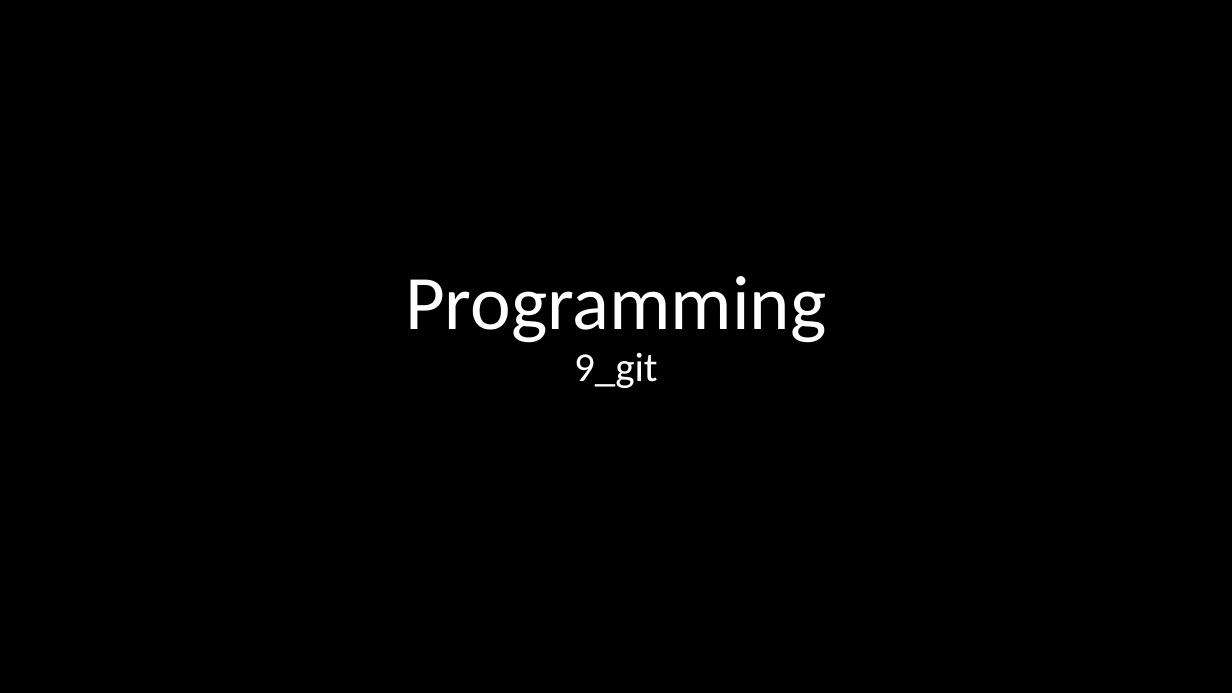
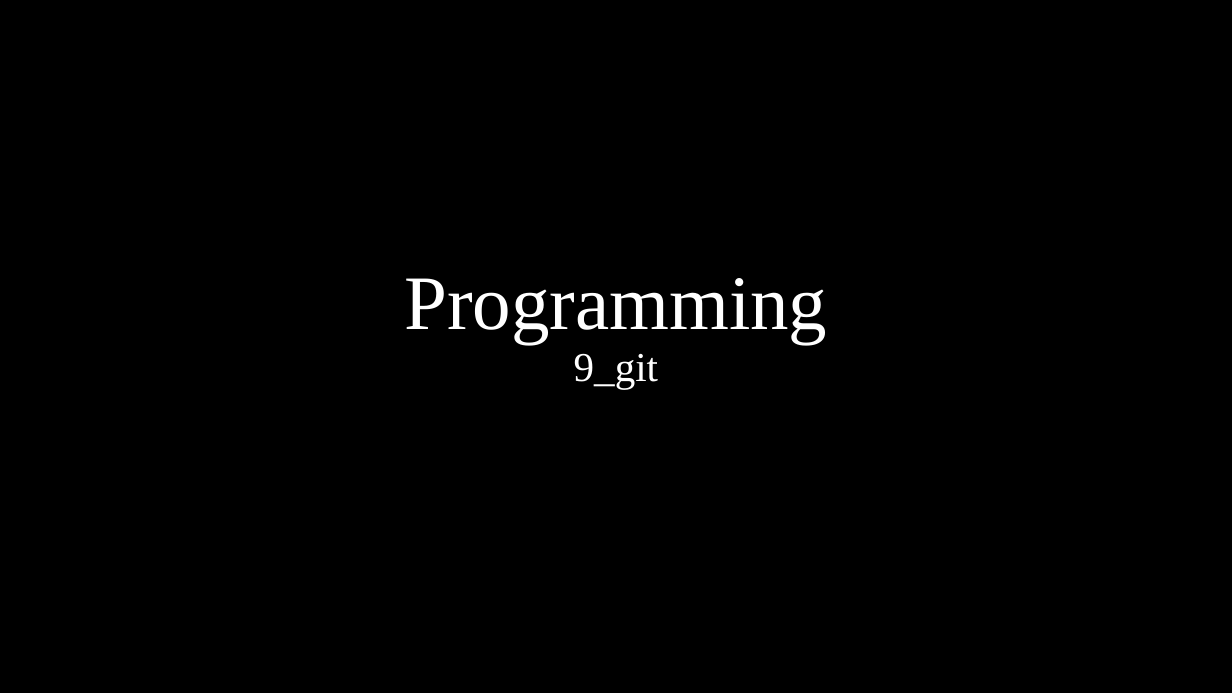
Before and after one commit to kruffka/C-Programming, a slide deck: slide 1 of 9_git/9_git.pptx. Drawn at 1232x693 pixels with LibreOffice and Linux fonts; fonts in the diff are those of the drawing. Boxes give left, top, right and bottom in pixels: in the first picture for what was removed or moved away, otherwise in the second. Text is boxed around its words. In the diff, an @@ line names an element or a change of style, - is before the commit and + after.

```diff
--- a/9_git/9_git.pptx
+++ b/9_git/9_git.pptx
@@ title "Programming 9_git" at (404,278,827,389): font Calibri to Times New Roman @@
```
Also in this commit, not shown: 5 other slides changed, 3 slides added, 1 slide removed, 4 other files.
